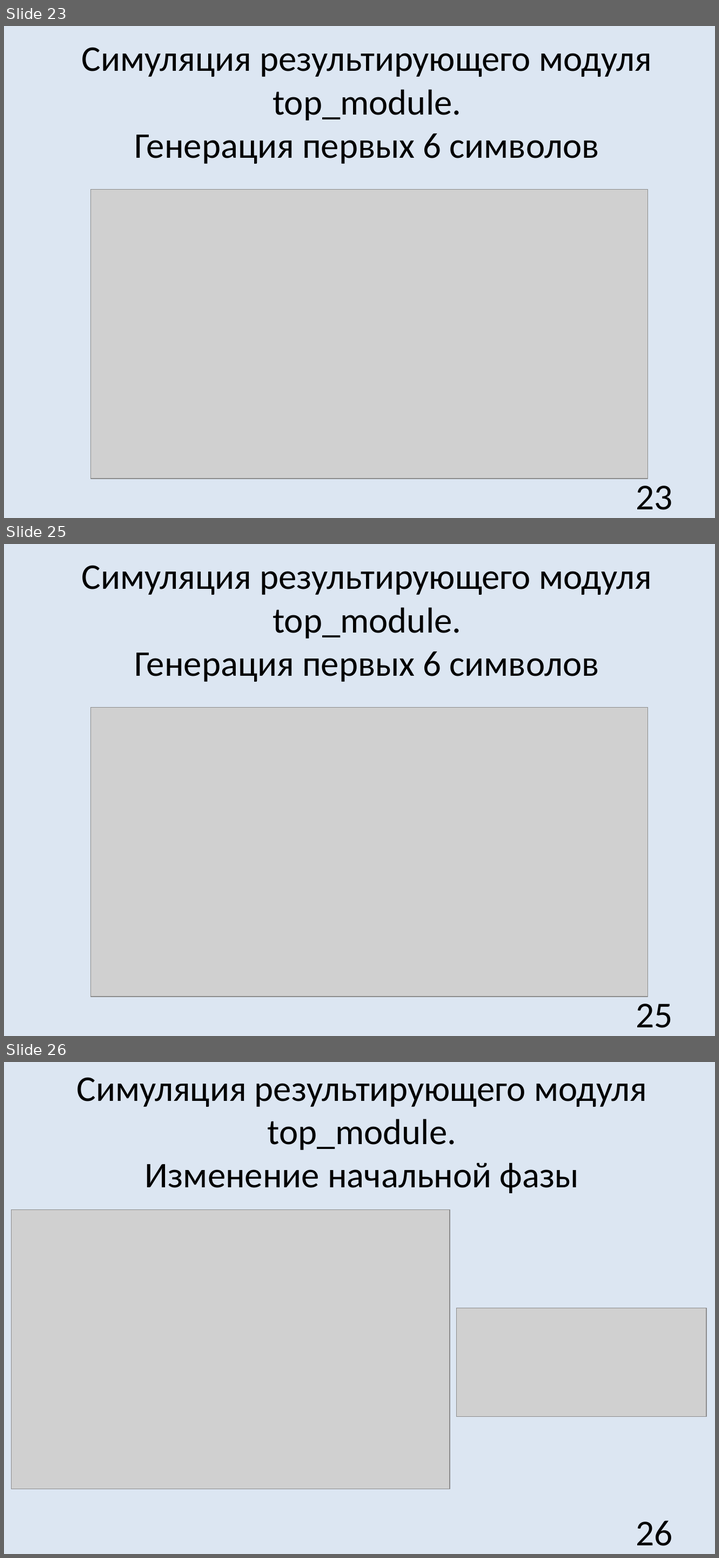
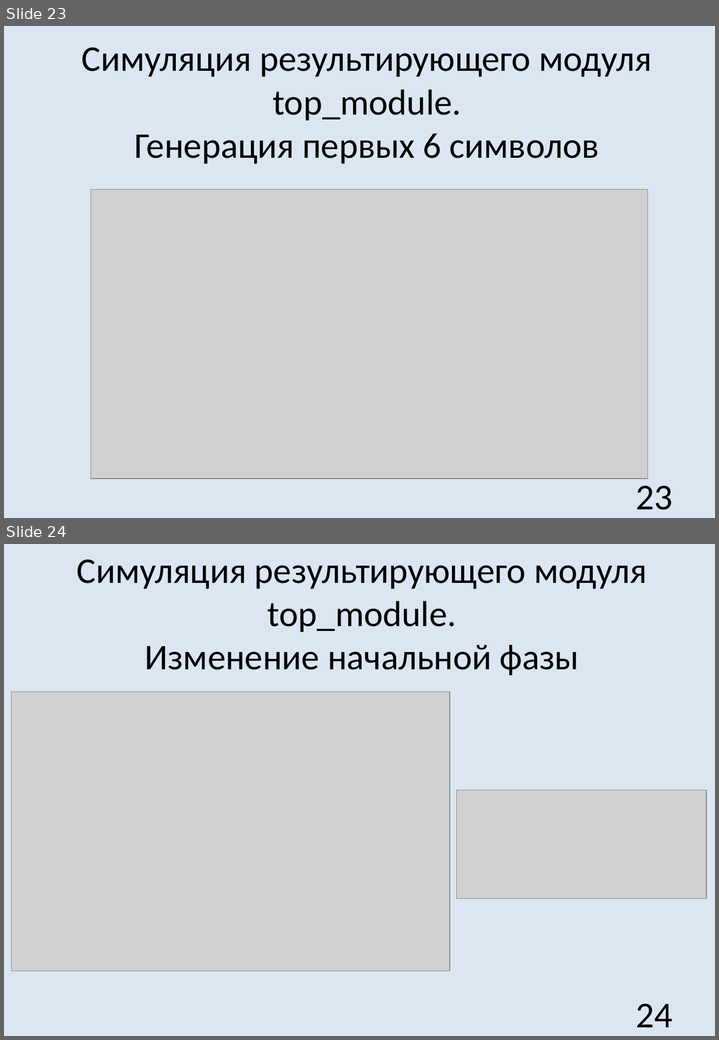
Before and after one commit to kasem2/diplom-project, a slide deck: Formirovatel.pptx. Shown one above the other, each under a label of ours: slides 23, 25 and 26 before the commit, slides 23 and 24 after it; the slides between them are not shown. The pictures are 719x1558 and 719x1040 pixels, drawn with LibreOffice and Linux fonts; fonts in the diff are those of the drawing; grey boxes stand for pictures. Boxes give left, top, right and bottom in pixels: in the first picture for what was removed or moved away, otherwise in the second. Text is boxed around its words. In the diff, an @@ line names an element or a change of style, - is before the commit and + after.

```diff
--- a/Formirovatel.pptx
+++ b/Formirovatel.pptx
@@ slide 25 removed at (4,544,715,1036), background #DCE6F2 @@
@@ title removed at (82,565,651,682) @@
-Симуляция результирующего модуля
-top_module.
-Генерация первых 6 символов
@@ picture removed at (90,708,648,997) @@
@@ page number removed at (636,1004,673,1028) @@
-25
@@ what was slide 26 is now slide 24 @@
@@ page number at (636,1004,673,1027): text changed @@
-26
+24
```
Also in this commit, not shown: 1 other slide removed.
